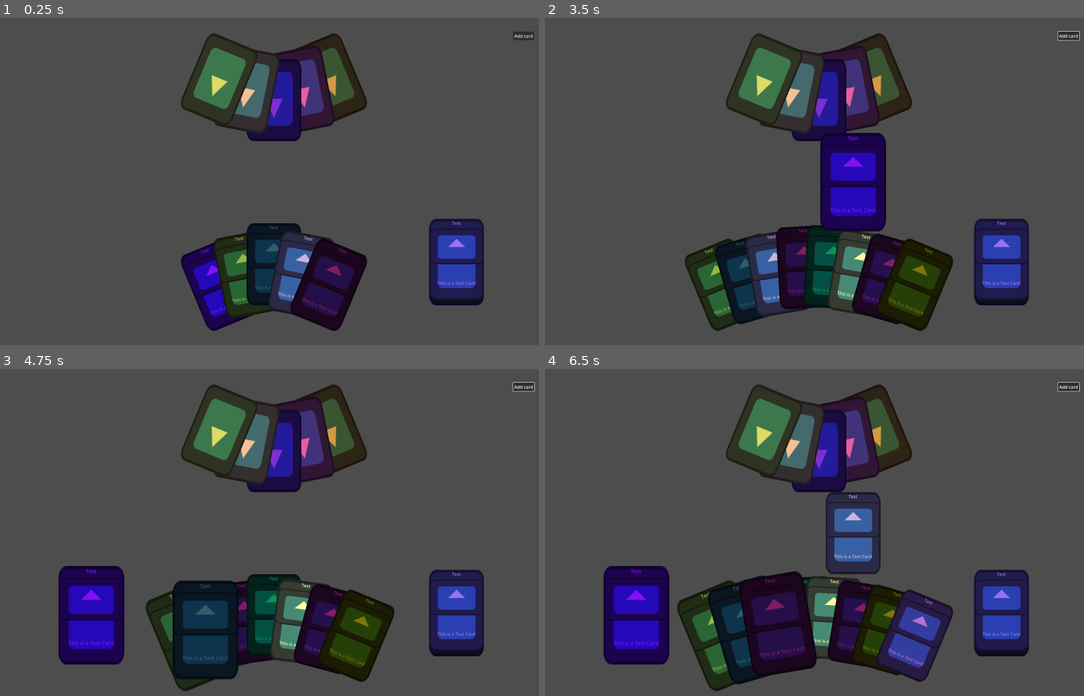
Above: before the commit, frames 1-4 (two rows, left to right).
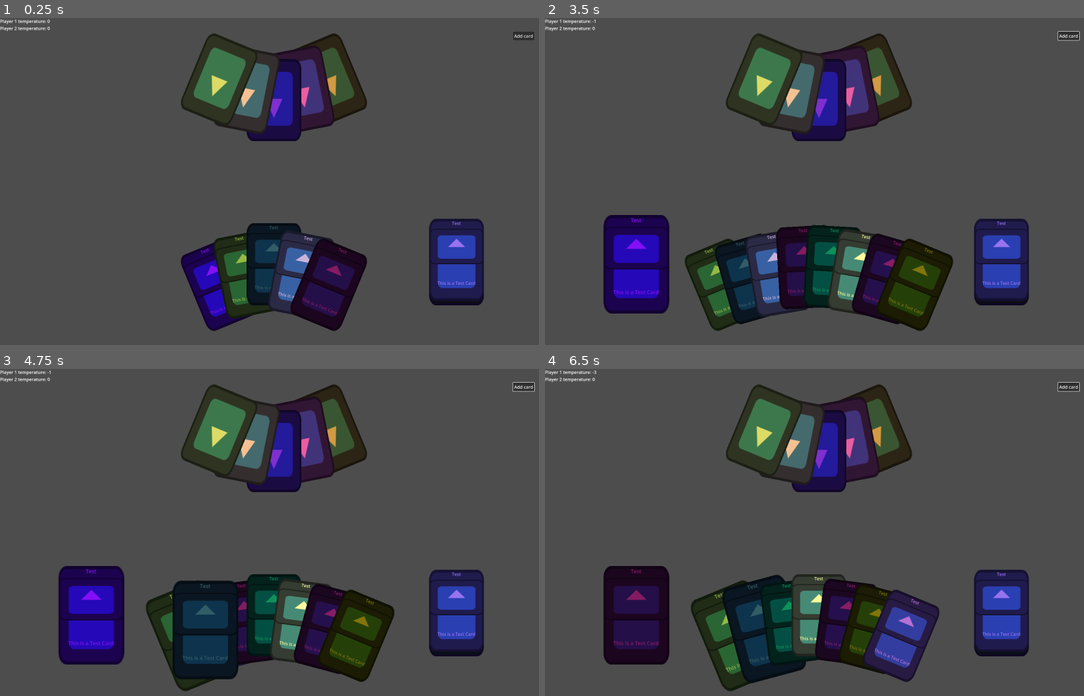
Above: after the commit, the same moments.

Repository: team-fow/hackathon
Game: Godot game, scene res://scenes/game/game.tscn
The game is run twice, just before and just after one commit, with the same random seed, the same clock (stepped at 60 frames per second) and the same inputs. The engine's default icon, where the game draws it, is replaced by a stand-in: a white triangle on a blue panel in a dark square.
Inputs (mouse positions are in pixels of both pictures, inside the frame that each line leads up to):
- Up to frame 1 (0.25 s): no input
- Up to frame 2 (3.5 s): click "Add card" at 0.5 s; click "Add card" at 1.25 s; click "Add card" at 2 s; tap Enter at 2.75 s; drag from (722, 286) to (873, 109) at 2.77 s
- Up to frame 3 (4.75 s): drag from (177, 637) to (247, 597) at 3.52 s; move the mouse to (204, 630) at 4.27 s; press the mouse at (204, 630) at 4.28 s
- Up to frame 4 (6.5 s): release the mouse at (749, 630) at 5 s; tap Space at 5 s; drag from (765, 627) to (652, 483) at 5.02 s; drag from (776, 624) to (846, 532) at 5.77 s

The runs differ from the first frame. In frame 1, 0.1% of the frame differs, in the area x 0-10%, y 0-4%; in frame 2, 7.3%; in frame 3, 0.1%; in frame 4, 16%, in the area x 0-76%, y 0-99%.

Commit message:
card playing

Diff:
--- a/resources/card_behavior/card_behavior.gd
+++ b/resources/card_behavior/card_behavior.gd
@@ -1,5 +1,7 @@
 class_name CardBehavior
 
+var card: Card
 
-func play(game: Node):
-	pass
+
+func play(game: Node) -> void:
+	print("no behavior")
--- a/resources/card_data/card_data.gd
+++ b/resources/card_data/card_data.gd
@@ -5,4 +5,4 @@
 @export var background : Texture2D
 @export var art : Texture2D
 @export var description : String
-@export var card_script : GDScript
+@export var card_script : GDScript = load("res://resources/card_behavior/card_behavior.gd")
--- a/resources/card_data/test.tres
+++ b/resources/card_data/test.tres
@@ -1,13 +1,20 @@
-[gd_resource type="Resource" script_class="Card_Data" load_steps=4 format=3 uid="uid://rwvb6uqo7wmh"]
+[gd_resource type="Resource" script_class="CardData" load_steps=4 format=3 uid="uid://rwvb6uqo7wmh"]
 
-[ext_resource type="Script" path="res://resources/card_behavior/card_behavior.gd" id="1_l7pvk"]
 [ext_resource type="Texture2D" uid="uid://bs3siwm5tdbw4" path="res://icon.svg" id="1_syp1x"]
 [ext_resource type="Script" path="res://resources/card_data/card_data.gd" id="2_uq4hf"]
 
+[sub_resource type="GDScript" id="GDScript_8mhpf"]
+script/source = "extends CardBehavior
+
+
+func play(game: Node) -> void:
+	game.get_opponent(card.player).temperature -= 1
+"
+
 [resource]
 script = ExtResource("2_uq4hf")
+name = "Test"
 background = ExtResource("1_syp1x")
-name = "Test"
 art = ExtResource("1_syp1x")
 description = "This is a Test Card"
-card_script = ExtResource("1_l7pvk")
+card_script = SubResource("GDScript_8mhpf")
--- a/scenes/card/card.gd
+++ b/scenes/card/card.gd
@@ -5,7 +5,8 @@
 
 @export var card_resource: CardData
 
-var card_script : Object
+var card_script: CardBehavior
+var player: Player
 
 @onready var background: TextureRect = $Background
 @onready var info: VBoxContainer = $VBoxContainer
@@ -22,11 +23,12 @@
 	art.texture = card.art
 	description.text = card.description
 	card_script = card.card_script.new()
+	card_script.card = self
 	modulate = Color(randf(), randf(), randf()) # temp
 
 
 func play(game: Node):
-	card_script.play(game)
+	await card_script.play(game)
 
 
 func set_input(value: bool) -> void:
--- a/scenes/card_list/card_list.gd
+++ b/scenes/card_list/card_list.gd
@@ -16,6 +16,7 @@
 		card.reparent(self)
 	else:
 		add_child(card)
+
 	move_child(card, idx)
 	_add_card_to_list(card, idx)
 
@@ -23,7 +24,6 @@
 ## Removes a card.
 func remove_card(card: Card) -> void:
 	_remove_card_from_list(card)
-	#remove_child(card)
 
 
 # Adds a card to cards at index idx. Does not add it as a child.
--- a/scenes/game/game.gd
+++ b/scenes/game/game.gd
@@ -11,6 +11,7 @@
 
 @onready var phase_label: Label = $UI/Margins/VBoxContainer/Phase_Label
 @onready var standby_screen: ColorRect = $UI/StandbyScreen
+@onready var test_label: Label = $UI/Test
 
 
 # Called when the node enters the scene tree for the first time.
@@ -32,6 +33,10 @@
 # Called when the player's health reaches an extreme
 func _on_player_died(player: Player):
 	active = false
+
+
+func get_opponent(player: Player) -> Player:
+	return players[(players.find(player) + 1) % players.size()]
 
 
 
@@ -59,3 +64,7 @@
 			break
 
 	standby_screen.hide()
+
+
+func _process(delta: float) -> void:
+	test_label.text = "Player 1 temperature: %s\nPlayer 2 temperature: %s" % [players[0].temperature, players[1].temperature]
--- a/scenes/game/game.tscn
+++ b/scenes/game/game.tscn
@@ -18,6 +18,10 @@
 grow_horizontal = 2
 grow_vertical = 2
 
+[node name="Test" type="Label" parent="UI"]
+offset_right = 40.0
+offset_bottom = 23.0
+
 [node name="Player1" parent="." instance=ExtResource("2_thlmk")]
 is_active = true
 
--- a/scenes/player/player.gd
+++ b/scenes/player/player.gd
@@ -44,6 +44,7 @@
 # Moves the card in the played zone back to the player's hand
 func _send_card_to_hand(card: Card) -> void:
 	hand.add_card(card)
+	card.player = self
 
 
 # Moves a card from the player's hand to their played card zone
@@ -51,7 +52,7 @@
 	if card_played.accepting_card:
 		hand.remove_card(card)
 		card_played.add_card(card)
-		await get_tree().create_timer(1.0).timeout
+		await card.play(get_tree().current_scene)
 		card_played.remove_card(card)
 		card_played_history.add_card(card)
 	else:
